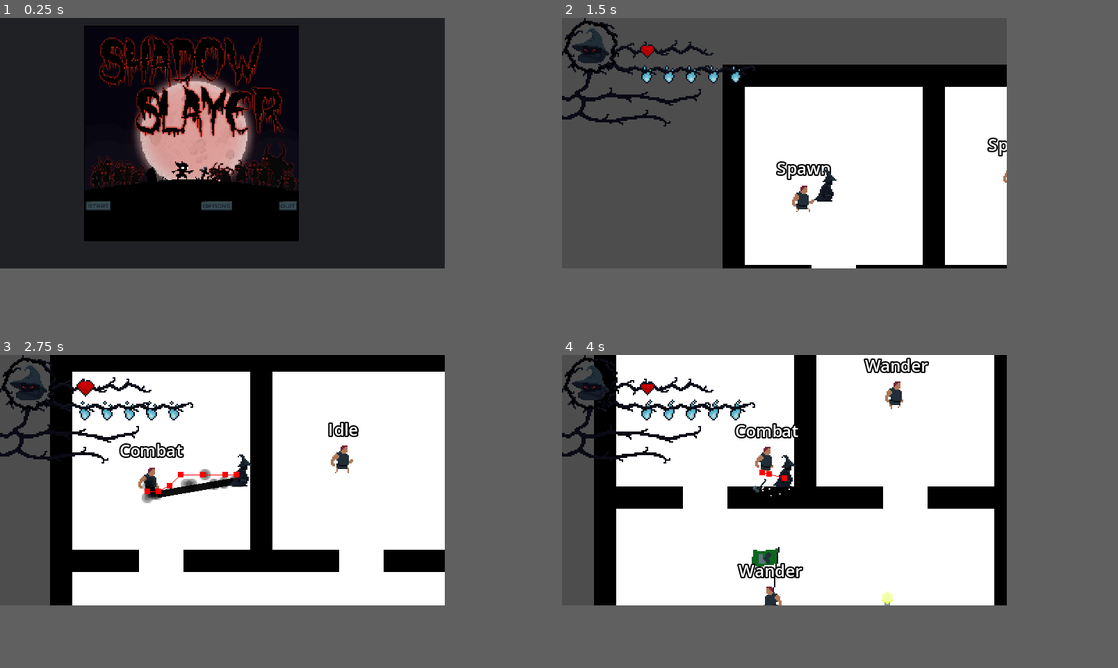
Above: before the commit, frames 1-4 (two rows, left to right).
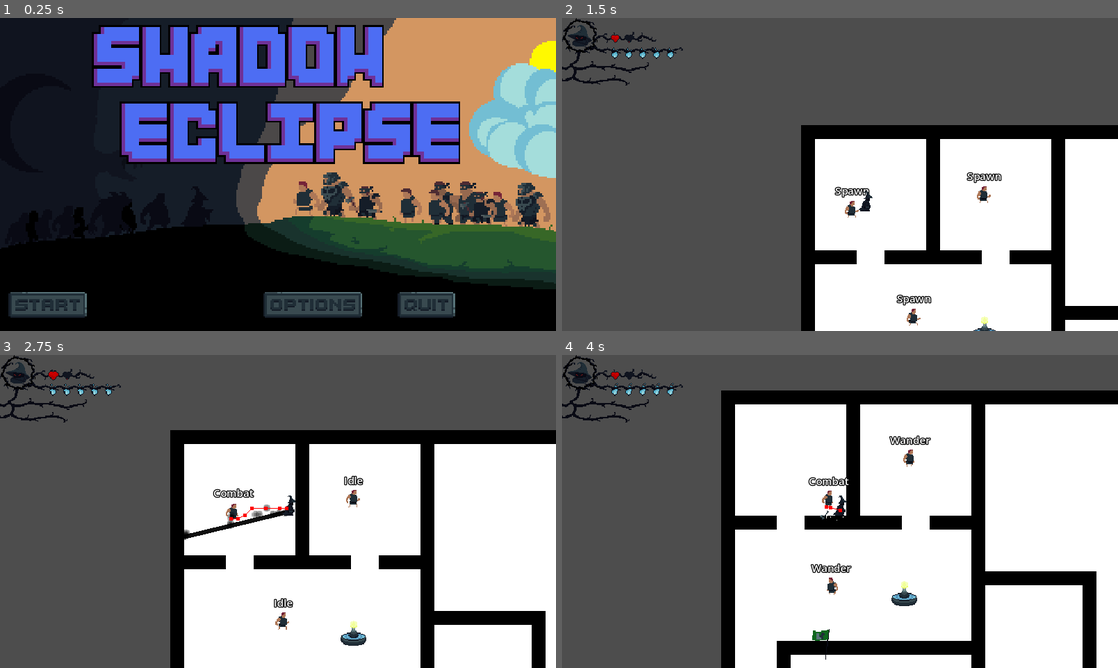
Above: after the commit, the same moments.

Repository: vyxul/Shadow-Eclipse
Game: Godot game, scene res://GameFiles/Scenes/Menu/StartScreen.tscn
The game is run twice, just before and just after one commit, with the same random seed, the same clock (stepped at 60 frames per second) and the same inputs.
Inputs (mouse positions are in pixels of both pictures, inside the frame that each line leads up to; where the layout moved, square brackets give the same spot in the first picture):
- Up to frame 1 (0.25 s): no input
- Up to frame 2 (1.5 s): click (812, 249) [778, 205] at 0.5 s; click (600, 249) [662, 205] at 1.25 s
- Up to frame 3 (2.75 s): move the mouse to (205, 486) at 2.02 s; hold D (right) from 2.03 s (still down); tap C (c) at 2.1 s; tap R (r) at 2.3 s
- Up to frame 4 (4 s): move the mouse to (906, 458) at 2.77 s; release D (right) at 2.78 s; hold S (down) 2.78-3.53 s; tap R (r) at 2.85 s; tap X (x) at 3.05, 3.6 s; move the mouse to (773, 602) at 3.52 s; hold D (right) from 3.53 s (still down); tap Z (z) at 3.8 s
In our replay, the window is 640x360 before the commit and 800x450 after it. These sizes can differ from the game's own. Grey fills any space a smaller window leaves; there, only what the larger window draws over its background counts as a difference.

The runs differ from the first frame. In frame 1, 65% of the frame differs, in the area x 0-100%, y 0-96%; in frame 2, 43%; in frame 3, 54%; in frame 4, 52%.

Commit message:
Update title screen and fixed hp and mp ui

Diff:
--- a/GameFiles/Game Objects/Characters/Player/player.tscn
+++ b/GameFiles/Game Objects/Characters/Player/player.tscn
@@ -27,7 +27,7 @@
 player_speed = 100.0
 
 [node name="HealthComponent" parent="." instance=ExtResource("5_d4vni")]
-max_health_points = 10.0
+max_health_points = 11.0
 
 [node name="ManaComponent" parent="." instance=ExtResource("3_cju8r")]
 max_mana_points = 50
--- a/GameFiles/Scenes/Menu/StartScreen.gd
+++ b/GameFiles/Scenes/Menu/StartScreen.gd
@@ -3,6 +3,7 @@
 @onready var LoadingScreen = $"../LoadingScreen"
 @onready var SettingsScreen = $"../SettingsMenu"
 @onready var Interactables = $Interactables
+@onready var continue_texture = $"../Interactables/ContinueButton/ContinueTexture"
 
 var Game = "res://GameFiles/Scenes/Levels/Prison/PrisonLevel.tscn"
 
@@ -10,7 +11,7 @@
 # Called when the node enters the scene tree for the first time.
 func _ready():
 	SettingsScreen.ShowStartMenuButtons.connect(ShowStartMenuButtons)
-	$Interactables/ContinueButton.visible = false;
+	continue_texture.visible = false;
 
 #func _on_options_button_pressed():
 	#SettingsScreen.visible = true
--- a/GameFiles/Scenes/Menu/StartScreen.tscn
+++ b/GameFiles/Scenes/Menu/StartScreen.tscn
@@ -1,44 +1,42 @@
-[gd_scene load_steps=7 format=3 uid="uid://brd1whbsn3r4d"]
+[gd_scene load_steps=6 format=3 uid="uid://brd1whbsn3r4d"]
 
-[ext_resource type="Texture2D" uid="uid://8ct28ubhytit" path="res://GameFiles/Assets/Art/UI/Background/BackgroundScreen.png" id="1_0r4ii"]
-[ext_resource type="Texture2D" uid="uid://bxp40c40xvlp5" path="res://GameFiles/Assets/Art/UI/Background/Start Screen.png" id="1_n77pt"]
+[ext_resource type="Texture2D" uid="uid://4m64wvklpbhs" path="res://GameFiles/Assets/Art/UI/StartScreen.png" id="2_g2aee"]
 [ext_resource type="Script" path="res://GameFiles/Scenes/Menu/StartScreen.gd" id="3_cnw42"]
 [ext_resource type="Texture2D" uid="uid://bd4bg80ubblap" path="res://GameFiles/Assets/Art/UI/Buttons/ui_buttons_and_stuff.png" id="4_g35n1"]
 [ext_resource type="Texture2D" uid="uid://cbwbqaw4ykrgi" path="res://GameFiles/Assets/Art/UI/Buttons/ui_buttons_and_stuff_v2.png" id="5_rqxjn"]
-[ext_resource type="PackedScene" path="res://GameFiles/Scenes/Menu/SettingsMenu.tscn" id="6_mhwee"]
+[ext_resource type="PackedScene" uid="uid://dsr6l8saodn5e" path="res://GameFiles/Scenes/Menu/SettingsMenu.tscn" id="6_mhwee"]
 
 [node name="StartScreen" type="Node2D"]
 
-[node name="BackgroundScreen" type="Sprite2D" parent="."]
-show_behind_parent = true
-position = Vector2(584.25, 360)
-scale = Vector2(1.5166, 1)
-texture = ExtResource("1_0r4ii")
-
 [node name="StartScreen" type="Sprite2D" parent="."]
-position = Vector2(138, 83)
-scale = Vector2(0.200192, 0.200192)
-texture = ExtResource("1_n77pt")
+position = Vector2(320, 180)
+scale = Vector2(2, 2)
+texture = ExtResource("2_g2aee")
 script = ExtResource("3_cnw42")
 
-[node name="Interactables" type="HBoxContainer" parent="StartScreen"]
+[node name="SettingsMenu" parent="." instance=ExtResource("6_mhwee")]
+visible = false
+position = Vector2(1200.88, 405.359)
+
+[node name="Interactables" type="HBoxContainer" parent="."]
 layout_direction = 2
 anchors_preset = -1
 anchor_top = 0.863
 anchor_bottom = 0.863
-offset_left = -381.0
-offset_top = -432.318
-offset_right = 379.0
-offset_bottom = -401.318
+offset_left = 10.0
+offset_top = 315.0
+offset_right = 525.0
+offset_bottom = 353.0
 grow_vertical = 0
 
-[node name="StartButton" type="Button" parent="StartScreen/Interactables"]
+[node name="StartButton" type="Button" parent="Interactables"]
 layout_mode = 2
+size_flags_horizontal = 4
 text = "                    "
 flat = true
 alignment = 0
 
-[node name="StartTexture" type="Sprite2D" parent="StartScreen/Interactables/StartButton"]
+[node name="StartTexture" type="Sprite2D" parent="Interactables/StartButton"]
 show_behind_parent = true
 scale = Vector2(2, 2)
 texture = ExtResource("4_g35n1")
@@ -46,17 +44,18 @@
 region_enabled = true
 region_rect = Rect2(10, 8, 45, 15)
 
-[node name="Spacer" type="Control" parent="StartScreen/Interactables"]
+[node name="Spacer" type="Control" parent="Interactables"]
 layout_mode = 2
 size_flags_horizontal = 3
 
-[node name="ContinueButton" type="Button" parent="StartScreen/Interactables"]
+[node name="ContinueButton" type="Button" parent="Interactables"]
 layout_mode = 2
+disabled = true
 text = "                            "
 flat = true
 alignment = 0
 
-[node name="ContinueTexture" type="Sprite2D" parent="StartScreen/Interactables/ContinueButton"]
+[node name="ContinueTexture" type="Sprite2D" parent="Interactables/ContinueButton"]
 show_behind_parent = true
 scale = Vector2(2, 2)
 texture = ExtResource("5_rqxjn")
@@ -64,16 +63,16 @@
 region_enabled = true
 region_rect = Rect2(1, 200, 63, 15)
 
-[node name="Spacer3" type="Control" parent="StartScreen/Interactables"]
+[node name="Spacer3" type="Control" parent="Interactables"]
 layout_mode = 2
 size_flags_horizontal = 3
 
-[node name="OptionsButton" type="Button" parent="StartScreen/Interactables"]
+[node name="OptionsButton" type="Button" parent="Interactables"]
 layout_mode = 2
 text = "                          "
 flat = true
 
-[node name="OptionsTexture" type="Sprite2D" parent="StartScreen/Interactables/OptionsButton"]
+[node name="OptionsTexture" type="Sprite2D" parent="Interactables/OptionsButton"]
 show_behind_parent = true
 scale = Vector2(2, 2)
 texture = ExtResource("4_g35n1")
@@ -81,17 +80,17 @@
 region_enabled = true
 region_rect = Rect2(4, 40, 57, 15)
 
-[node name="Spacer2" type="Control" parent="StartScreen/Interactables"]
+[node name="Spacer2" type="Control" parent="Interactables"]
 layout_mode = 2
 size_flags_horizontal = 3
 
-[node name="QuitButton" type="Button" parent="StartScreen/Interactables"]
+[node name="QuitButton" type="Button" parent="Interactables"]
 layout_mode = 2
 text = "              "
 flat = true
 alignment = 0
 
-[node name="QuitTexture" type="Sprite2D" parent="StartScreen/Interactables/QuitButton"]
+[node name="QuitTexture" type="Sprite2D" parent="Interactables/QuitButton"]
 show_behind_parent = true
 scale = Vector2(2, 2)
 texture = ExtResource("4_g35n1")
@@ -99,11 +98,7 @@
 region_enabled = true
 region_rect = Rect2(16, 136, 33, 15)
 
-[node name="SettingsMenu" parent="." instance=ExtResource("6_mhwee")]
-visible = false
-position = Vector2(1200.88, 405.359)
-
-[connection signal="pressed" from="StartScreen/Interactables/StartButton" to="StartScreen" method="_on_start_button_pressed"]
-[connection signal="pressed" from="StartScreen/Interactables/ContinueButton" to="StartScreen" method="_on_continue_button_pressed"]
-[connection signal="pressed" from="StartScreen/Interactables/OptionsButton" to="StartScreen" method="_on_options_button_pressed"]
-[connection signal="pressed" from="StartScreen/Interactables/QuitButton" to="StartScreen" method="_on_quit_button_pressed"]
+[connection signal="pressed" from="Interactables/StartButton" to="StartScreen" method="_on_start_button_pressed"]
+[connection signal="pressed" from="Interactables/ContinueButton" to="StartScreen" method="_on_continue_button_pressed"]
+[connection signal="pressed" from="Interactables/OptionsButton" to="StartScreen" method="_on_options_button_pressed"]
+[connection signal="pressed" from="Interactables/QuitButton" to="StartScreen" method="_on_quit_button_pressed"]
--- a/GameFiles/Scenes/UI/player_heart.tscn
+++ b/GameFiles/Scenes/UI/player_heart.tscn
@@ -49,8 +49,8 @@
 anchors_preset = 15
 anchor_right = 1.0
 anchor_bottom = 1.0
-offset_right = -944.0
-offset_bottom = -524.0
+offset_right = -624.0
+offset_bottom = -344.0
 grow_horizontal = 2
 grow_vertical = 2
 script = ExtResource("1_bossg")
@@ -61,6 +61,7 @@
 }
 
 [node name="FullHeartSprite" type="Sprite2D" parent="."]
+visible = false
 position = Vector2(8, 8)
 texture = ExtResource("2_2213e")
 hframes = 6
@@ -85,6 +86,5 @@
 offset_bottom = 11.0
 max_value = 1.0
 step = 0.01
-value = 0.71
 fill_mode = 3
 texture_progress = ExtResource("4_wkbnp")
--- a/GameFiles/Scenes/UI/player_heart_bar.gd
+++ b/GameFiles/Scenes/UI/player_heart_bar.gd
@@ -58,6 +58,8 @@
 
 
 func update_hearts_display(player_current_hp):
+	if player_current_hp < 0:
+		return
 	#player_current_hp = PlayerStats.stats.current_hp
 
 	# get counts of full, partial, and empty hearts
--- a/GameFiles/Scenes/UI/player_mana.tscn
+++ b/GameFiles/Scenes/UI/player_mana.tscn
@@ -79,6 +79,5 @@
 offset_bottom = 8.0
 max_value = 1.0
 step = 0.01
-value = 1.0
 fill_mode = 3
 texture_progress = ExtResource("4_fvuu5")
--- a/GameFiles/Scenes/UI/player_mana_bar.gd
+++ b/GameFiles/Scenes/UI/player_mana_bar.gd
@@ -56,6 +56,8 @@
 
 
 func update_orbs_display(player_current_mana):
+	if player_current_mana < 0:
+		return
 	#player_current_mana = PlayerStats.stats.current_mana
 
 	# get counts of full, partial, and empty orbs
--- a/project.godot
+++ b/project.godot
@@ -23,11 +23,12 @@
 
 [display]
 
-window/size/viewport_width=320
-window/size/viewport_height=180
+window/size/viewport_width=640
+window/size/viewport_height=360
 window/size/window_width_override=1152
 window/size/window_height_override=648
 window/stretch/mode="canvas_items"
+window/name="Shadow Eclipse"
 
 [input]
 
Binary file added: GameFiles/Assets/Art/UI/StartScreen.png
Not shown, added: GameFiles/Assets/Art/UI/StartScreen.png.import
